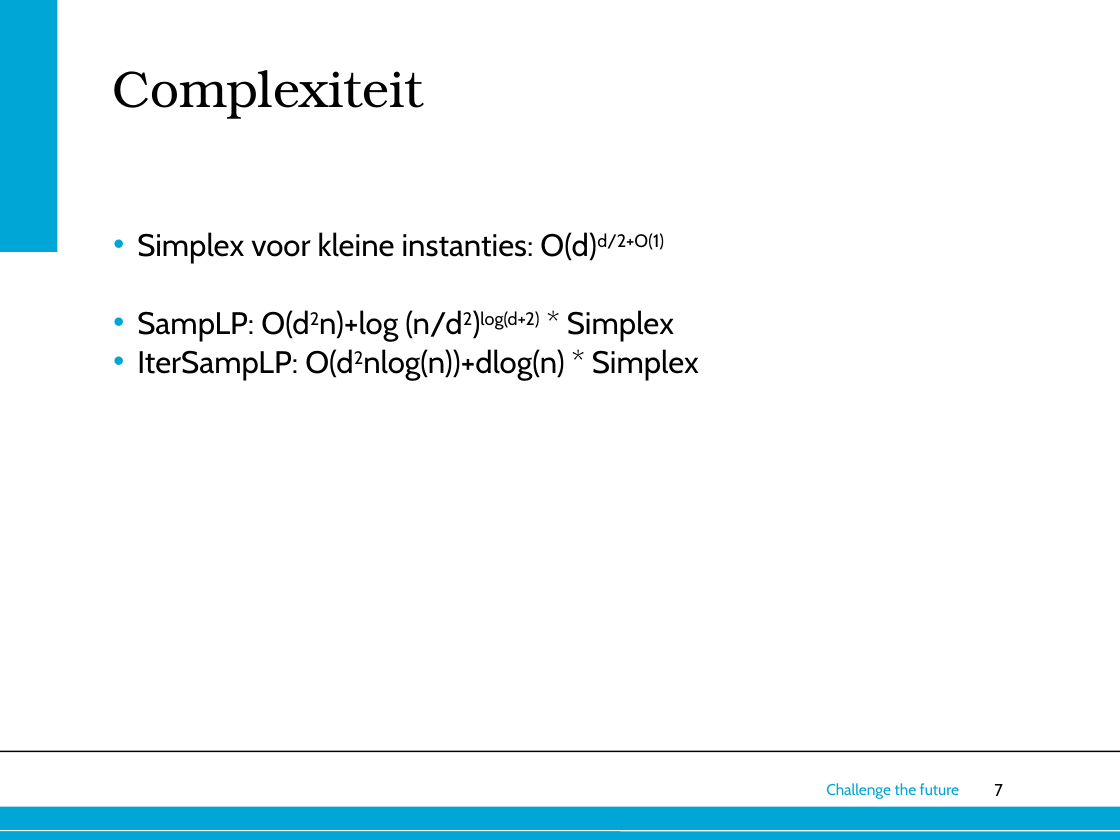
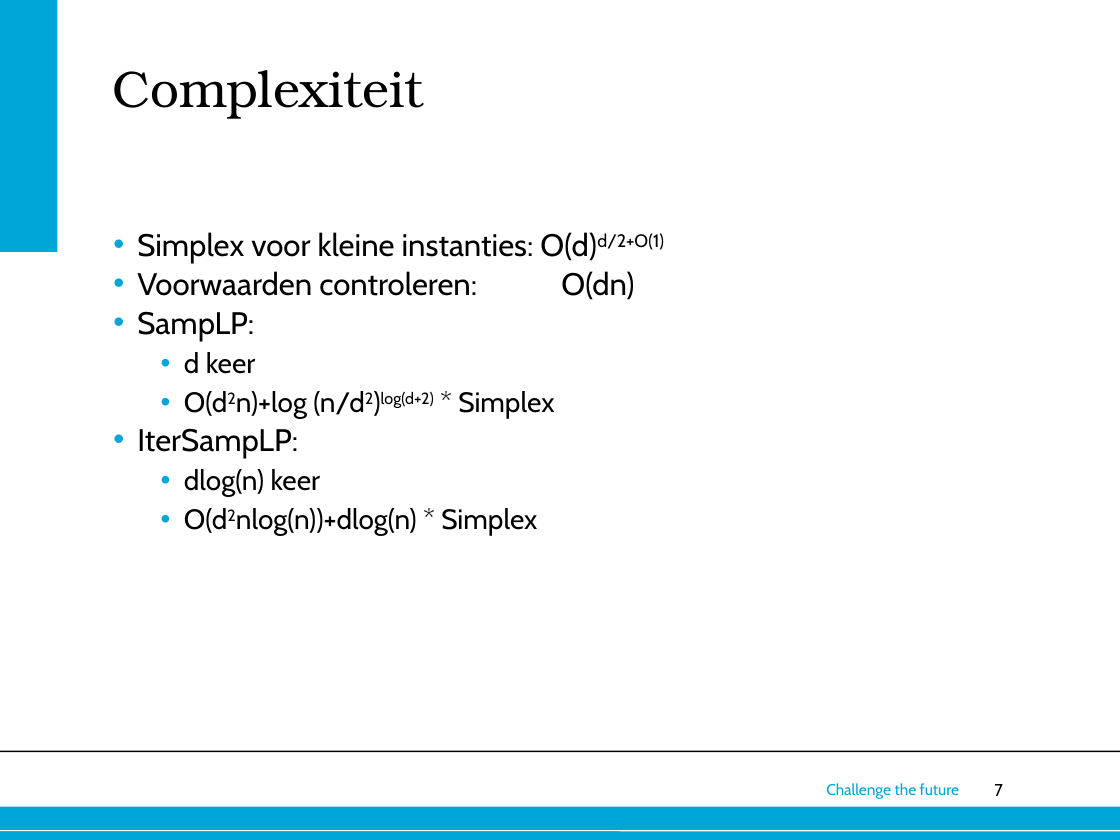
Before and after one commit to mvandertuin/RandomizedAlgorithmsLP, a slide deck: slide 7 of Presentation/presentatie.pptx. Drawn at 1120x840 pixels with LibreOffice and Linux fonts; fonts in the diff are those of the drawing; background and template pictures are left out. Boxes give left, top, right and bottom in pixels: in the first picture for what was removed or moved away, otherwise in the second. Text is boxed around its words. In the diff, an @@ line names an element or a change of style, - is before the commit and + after.

```diff
--- a/Presentation/presentatie.pptx
+++ b/Presentation/presentatie.pptx
@@ text at <box>137,271,634,536</box>: text changed; size 20 to 18 pt @@
-• SampLP: O(d2n)+log (n/d2)log(d+2) * Simplex
-• IterSampLP: O(d2nlog(n))+dlog(n) * Simplex
+• Voorwaarden controleren: O(dn)
+• SampLP:
+  • d keer
+  • O(d2n)+log (n/d2)log(d+2) * Simplex
+• IterSampLP:
+  • dlog(n) keer
+  • O(d2nlog(n))+dlog(n) * Simplex
```
Also in this commit, not shown: 4 other slides changed.
